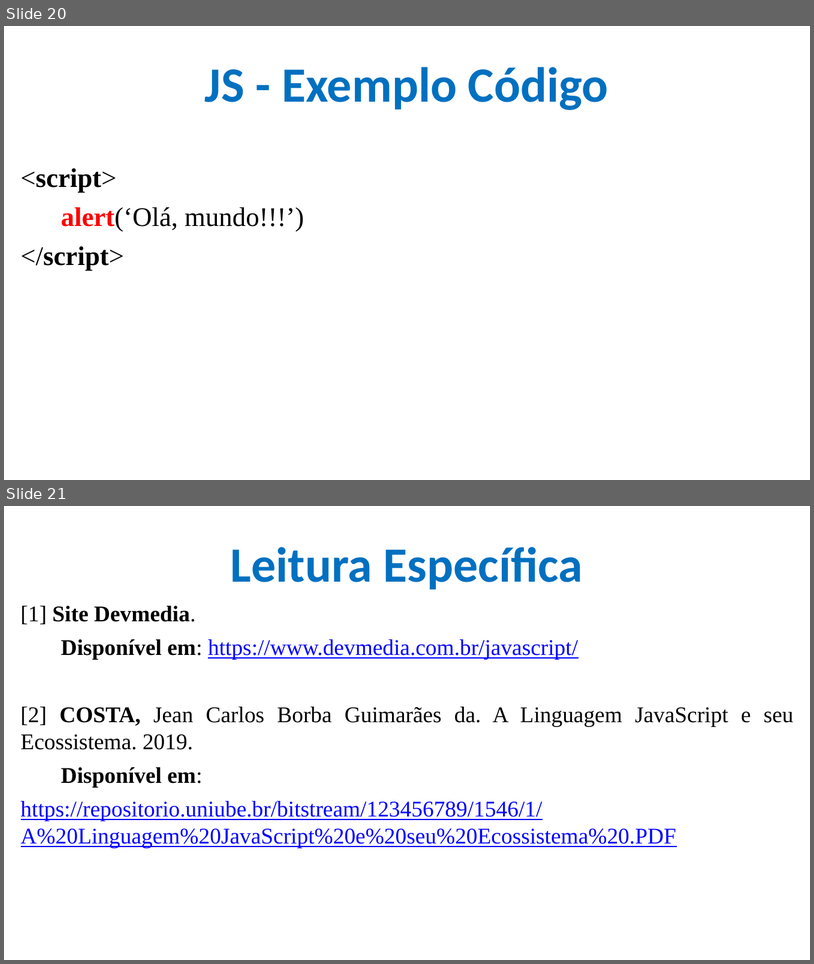
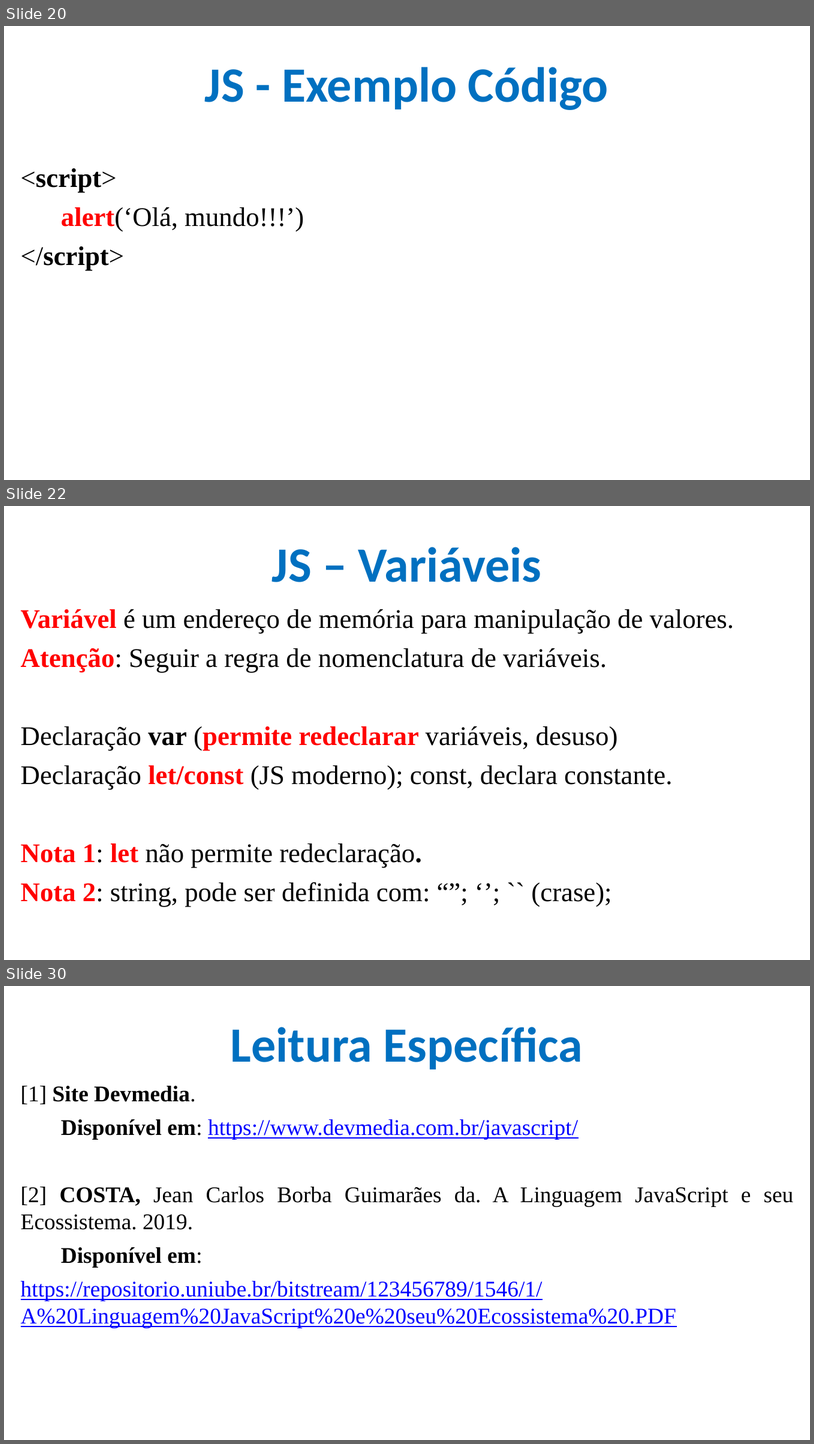
Before and after one commit to CloudEducationBrazil/WydenDesenvolvimentoWebPHP, a slide deck: 01 Classes/Aula 08 Desenvolvimento Web PHP - JS.pptx. Shown one above the other, each under a label of ours: slides 20 and 21 before the commit, slides 20, 22 and 30 after it; the slides between them are not shown. The pictures are 814x964 and 814x1444 pixels, drawn with LibreOffice and Linux fonts; fonts in the diff are those of the drawing; background and template pictures are left out. Boxes give left, top, right and bottom in pixels: in the first picture for what was removed or moved away, otherwise in the second. Text is boxed around its words. In the diff, an @@ line names an element or a change of style, - is before the commit and + after.

```diff
--- a/01 Classes/Aula 08 Desenvolvimento Web PHP - JS.pptx
+++ b/01 Classes/Aula 08 Desenvolvimento Web PHP - JS.pptx
@@ slide 22 added at bbox=[4, 506, 810, 960], background picture (left out) @@
@@ title added at bbox=[272, 547, 542, 582], 44 pt, text #0070C0, bold @@
+JS – Variáveis
@@ text added at bbox=[21, 609, 735, 907], 24 pt, text #000000 @@
+Variável é um endereço de memória para manipulação de valores.
+Atenção: Seguir a regra de nomenclatura de variáveis.
+Declaração var (permite redeclarar variáveis, desuso)
+Declaração let/const (JS moderno); const, declara constante.
+Nota 1: let não permite redeclaração.
+Nota 2: string, pode ser definida com: “”; ‘’; `` (crase);
@@ what was slide 21 is now slide 30 @@
```
Also in this commit, not shown: 2 slides changed, 8 other slides added, 2 other files.
